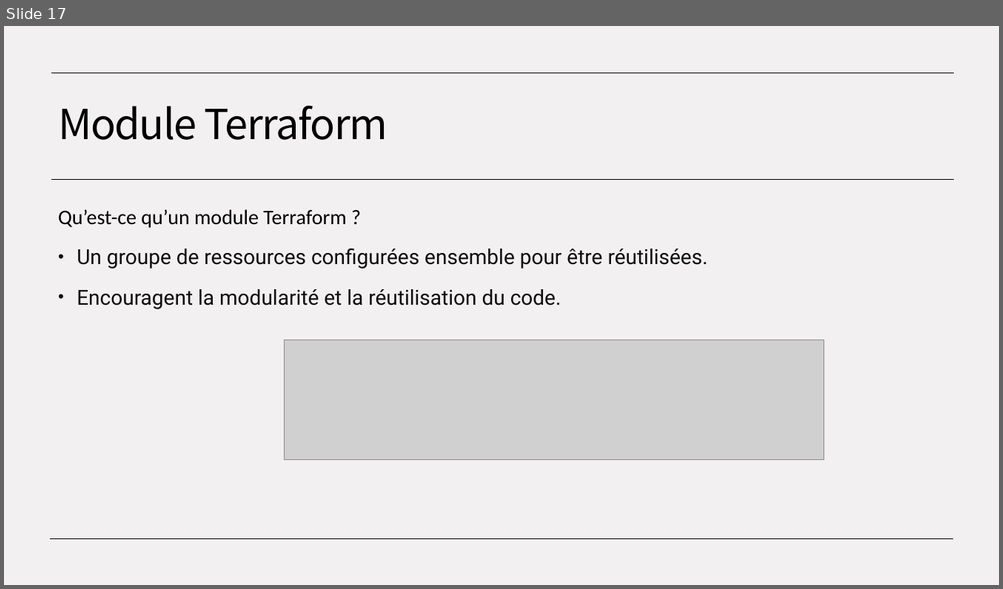
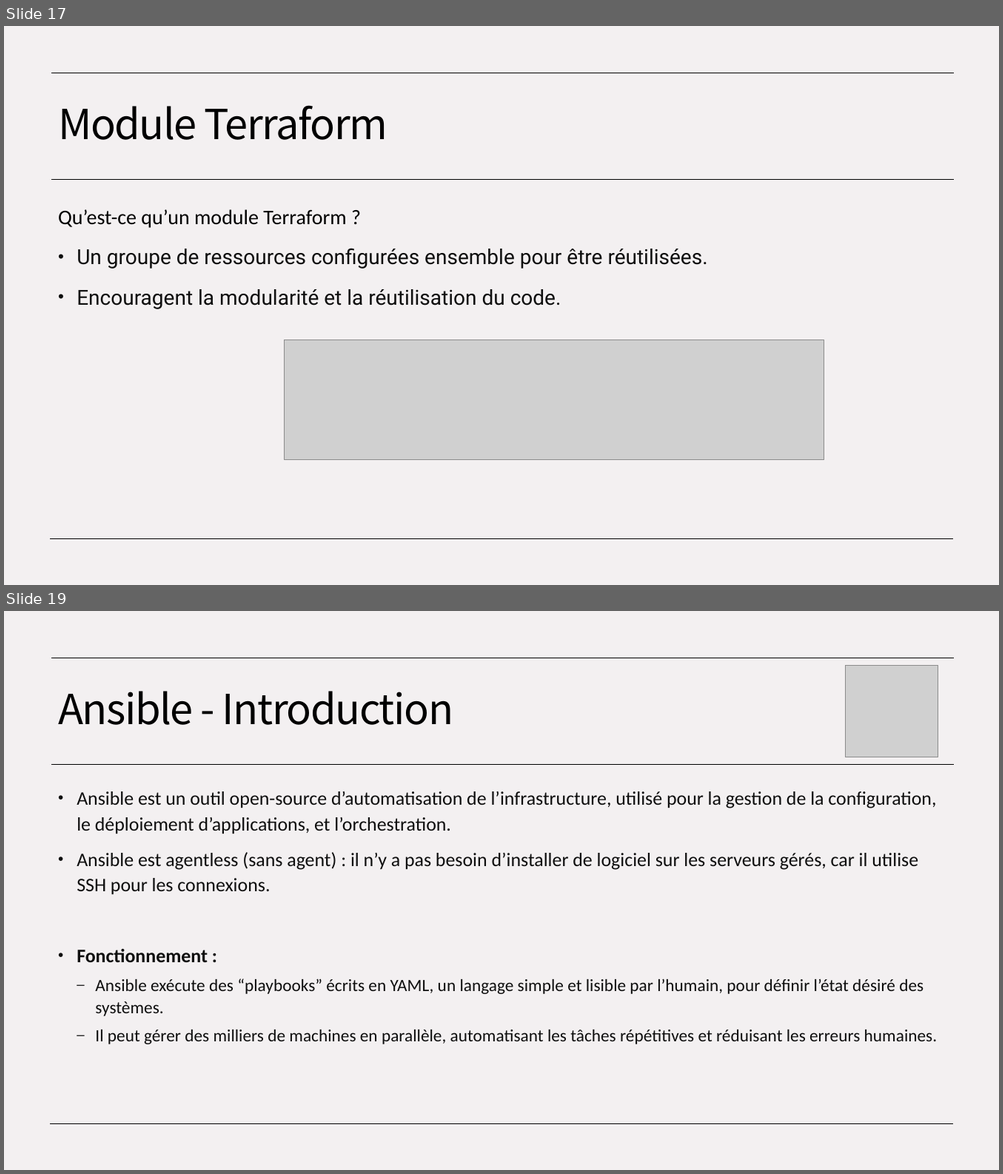
Before and after one commit to ConstevoTechnologies/EPSI---IaC, a slide deck: EPSI - Module IaC.pptx. Shown one above the other, each under a label of ours: slide 17 before the commit, slides 17 and 19 after it; the slides between them are not shown. The pictures are 1003x589 and 1003x1174 pixels, drawn with LibreOffice and Linux fonts; fonts in the diff are those of the drawing; grey boxes stand for pictures. Boxes give left, top, right and bottom in pixels: in the first picture for what was removed or moved away, otherwise in the second. Text is boxed around its words. In the diff, an @@ line names an element or a change of style, - is before the commit and + after.

```diff
--- a/EPSI - Module IaC.pptx
+++ b/EPSI - Module IaC.pptx
@@ slide 19 added at box(4, 611, 999, 1170), background #F3F0F1; not listed: 3 template elements that a slide beside it also shows @@
@@ picture added at box(845, 666, 938, 758) @@
@@ title added at box(58, 691, 453, 725), 40 pt, text #000000 @@
+Ansible - Introduction
@@ text added at box(77, 792, 937, 1045), 18.5 pt, text #0E0E0E @@
+• Ansible est un outil open-source d’automatisation de l’infrastructure, utilisé pour la gestion de la configuration, le déploiement d’applications, et l’orchestration.
+• Ansible est agentless (sans agent) : il n’y a pas besoin d’installer de logiciel sur les serveurs gérés, car il utilise SSH pour les connexions.
+• Fonctionnement :
+  – Ansible exécute des “playbooks” écrits en YAML, un langage simple et lisible par l’humain, pour définir l’état désiré des systèmes.
+  – Il peut gérer des milliers de machines en parallèle, automatisant les tâches répétitives et réduisant les erreurs humaines.
```
Also in this commit, not shown: 9 other slides added.
